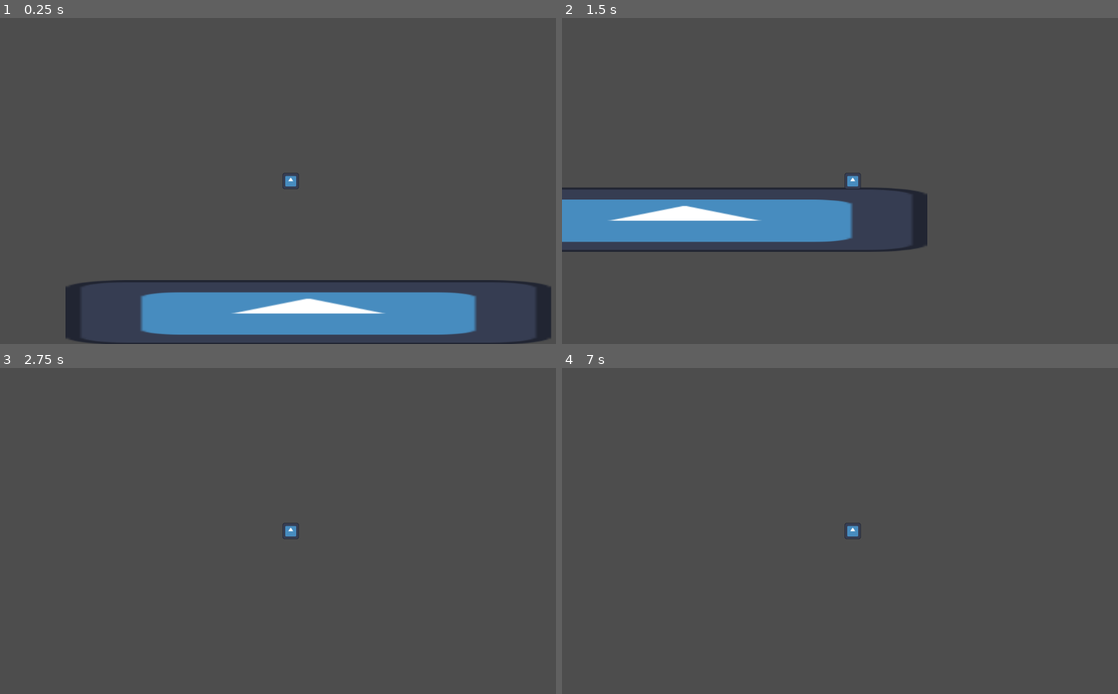
Above: before the commit, frames 1-4 (two rows, left to right).
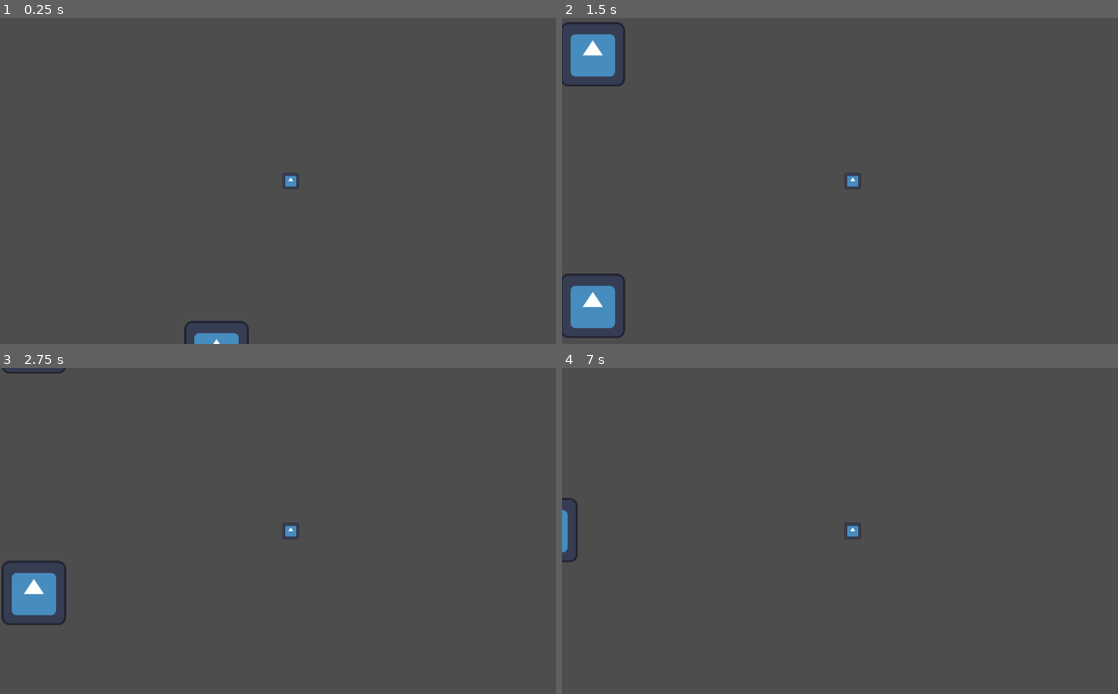
Above: after the commit, the same moments.

Repository: GrmSeven/AdvancedPlayerController
Game: Godot game, scene res://main.tscn
Two runs of this game, one before a commit and one after it. Both use one fixed random seed, a clock stepped at 60 frames per second and the inputs below. The engine's default icon, where the game draws it, is replaced by a stand-in: a white triangle on a blue panel in a dark square.
Inputs:
- Up to frame 1 (0.25 s): no input
- Up to frame 2 (1.5 s): hold Right (ui_right) from 0.53 s (still down); tap W (game_jump) at 0.77 s
- Up to frame 3 (2.75 s): tap W (game_jump) at 1.52 s; release Right (ui_right) at 2.03 s; hold Left (ui_left) from 2.03 s (still down)
- Up to frame 4 (7 s): release Left (ui_left) at 2.78 s; hold Right (ui_right) 2.78-4.28 s; tap W (game_jump) at 3.02, 3.77, 4.52, 6.02, 6.77 s; tap Enter at 4.25, 5.75 s; hold Left (ui_left) 4.28-5.03 s; tap Space at 5, 6.5 s; hold Right (ui_right) 5.03-5.78 s; hold Left (ui_left) from 5.78 s (still down)

The runs differ from the first frame. In frame 1, 10% of the frame differs, in the area x 11-100%, y 80-100%; in frame 2, 11%, in the area x 0-66%, y 1-99%; in frame 3, 1.5%; in frame 4, 0.2%.

Commit message:
Descend multiplier
Allows to control how fast player can fall and accelerate downwards, when down button is pressed.

Diff:
--- a/main.tscn
+++ b/main.tscn
@@ -4,9 +4,49 @@
 [ext_resource type="PackedScene" uid="uid://bxndoggdtdpcj" path="res://player.tscn" id="2_b3gx7"]
 
 [sub_resource type="RectangleShape2D" id="RectangleShape2D_lblmw"]
-size = Vector2(960, 122)
+size = Vector2(958, 128)
 
 [node name="Node2D" type="Node2D"]
+
+[node name="Icon" type="Sprite2D" parent="."]
+position = Vector2(-147, 10)
+texture = ExtResource("1_xxh38")
+
+[node name="Icon" type="Sprite2D" parent="Icon"]
+position = Vector2(0, -500)
+texture = ExtResource("1_xxh38")
+
+[node name="Icon" type="Sprite2D" parent="Icon/Icon"]
+position = Vector2(0, -500)
+texture = ExtResource("1_xxh38")
+
+[node name="Icon" type="Sprite2D" parent="Icon/Icon/Icon"]
+position = Vector2(0, -500)
+texture = ExtResource("1_xxh38")
+
+[node name="Icon" type="Sprite2D" parent="Icon/Icon/Icon/Icon"]
+position = Vector2(0, -500)
+texture = ExtResource("1_xxh38")
+
+[node name="Icon" type="Sprite2D" parent="Icon/Icon/Icon/Icon/Icon"]
+position = Vector2(0, -500)
+texture = ExtResource("1_xxh38")
+
+[node name="Icon" type="Sprite2D" parent="Icon/Icon/Icon/Icon/Icon/Icon"]
+position = Vector2(0, -500)
+texture = ExtResource("1_xxh38")
+
+[node name="Icon" type="Sprite2D" parent="Icon/Icon/Icon/Icon/Icon/Icon/Icon"]
+position = Vector2(0, -500)
+texture = ExtResource("1_xxh38")
+
+[node name="Icon" type="Sprite2D" parent="Icon/Icon/Icon/Icon/Icon/Icon/Icon/Icon"]
+position = Vector2(0, -500)
+texture = ExtResource("1_xxh38")
+
+[node name="Icon" type="Sprite2D" parent="Icon/Icon/Icon/Icon/Icon/Icon/Icon/Icon/Icon"]
+position = Vector2(0, -500)
+texture = ExtResource("1_xxh38")
 
 [node name="StaticBody2D" type="StaticBody2D" parent="."]
 position = Vector2(35, 294)
@@ -19,4 +59,4 @@
 texture = ExtResource("1_xxh38")
 
 [node name="CharacterBody2D" parent="." instance=ExtResource("2_b3gx7")]
-scale = Vector2(1, 1)
+position = Vector2(0, -4865)
--- a/player.tscn
+++ b/player.tscn
@@ -11,9 +11,13 @@
 MAX_X_VELOCITY = 400
 ACCEL_SPEED = 20.0
 DEACCEL_SPEED = 20.0
-MAX_JUMP_TIME = 0.5
+MAX_Y_VELOCITY = 500
+MAX_JUMP_TIME = 0.3
 MIN_JUMP_TIME = 0.0
-JUMP_DEACCEL = 0.7
+JUMP_VELOCITY = 400
+JUMP_DEACCEL = 0.95
+DELAYED_INPUT_DETECTION_TIME = 0.5
+DESCEND_MULTIPLIER = 2.0
 
 [node name="Camera2D" type="Camera2D" parent="."]
 
--- a/player_controller.gd
+++ b/player_controller.gd
@@ -9,6 +9,7 @@
 var jump_input_held
 var jump_input_just_pressed
 var move_input_axis
+var descend_input_held
 var velocity_direction
 var jumping = false
 var jump_stop = false
@@ -81,6 +82,7 @@
 	move_input_axis = Input.get_axis("ui_left", "ui_right")
 	jump_input_held = Input.is_action_pressed("game_jump")
 	jump_input_just_pressed = Input.is_action_just_pressed("game_jump")
+	descend_input_held = Input.is_action_pressed("ui_down")
 	velocity_direction = get_numbers_sign(velocity.x)
 	if velocity_direction == 0:
 		velocity_direction = move_input_axis
@@ -148,10 +150,21 @@
 		velocity.x -= (velocity.x - MAX_X_VELOCITY) * DEACCEL_SPEED
 
 # Graviting
+var NEW_MAX_Y_VELOCITY
+var gravity_multiplier
+
 func apply_gravity(delta):
-	if velocity.y < MAX_Y_VELOCITY + DEVIATION:
-		velocity.y += gravity * delta
-		if velocity.y > MAX_Y_VELOCITY:
-			velocity.y = MAX_Y_VELOCITY
+
+	if velocity.y > 0 and descend_input_held:
+		NEW_MAX_Y_VELOCITY = DESCEND_MULTIPLIER * MAX_Y_VELOCITY
+		gravity_multiplier = DESCEND_MULTIPLIER
 	else:
-		velocity.y -= (velocity.y - MAX_Y_VELOCITY) * AIR_FRICTION
+		NEW_MAX_Y_VELOCITY = MAX_Y_VELOCITY
+		gravity_multiplier = 1
+
+	if velocity.y < NEW_MAX_Y_VELOCITY + DEVIATION:
+		velocity.y += gravity * gravity_multiplier * delta
+		if velocity.y > NEW_MAX_Y_VELOCITY:
+			velocity.y = NEW_MAX_Y_VELOCITY
+	else:
+		velocity.y -= (velocity.y - NEW_MAX_Y_VELOCITY) * AIR_FRICTION
